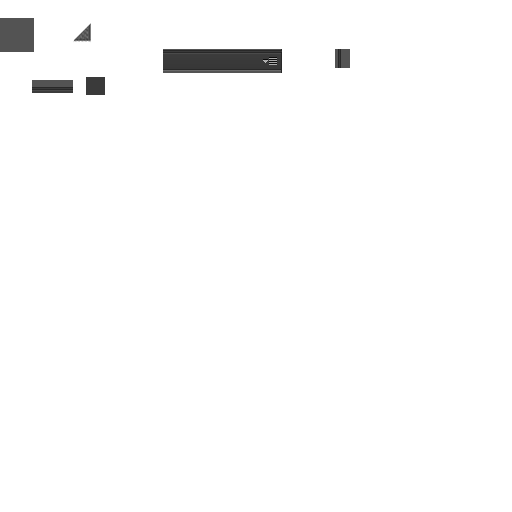
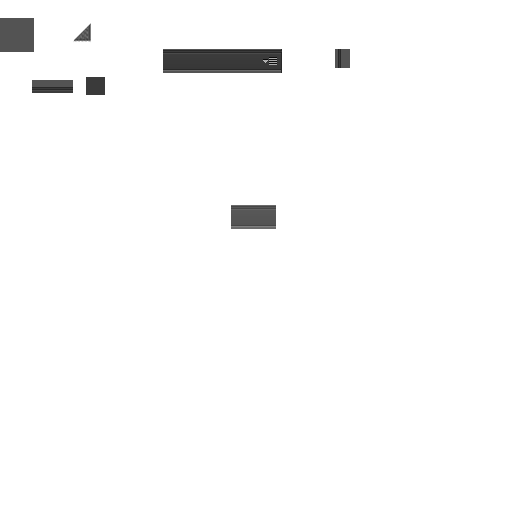
Revision of a layered w=512, h=512 image; what changed, layer by layer:
added layer "图层 10" (86%) above "图层 9" over <box>231,205,276,229</box>
